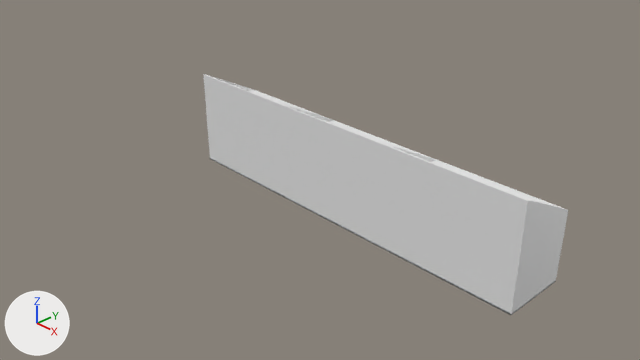
The Blender file islandShelfHalf new/capstoneProject_islandShelfHalf_Final.blend, before and after one commit.
Before and after are seen from the file's camera 'Camera'. Arrows for +X, +Y and +Z are at lower left; the lights stay in place.
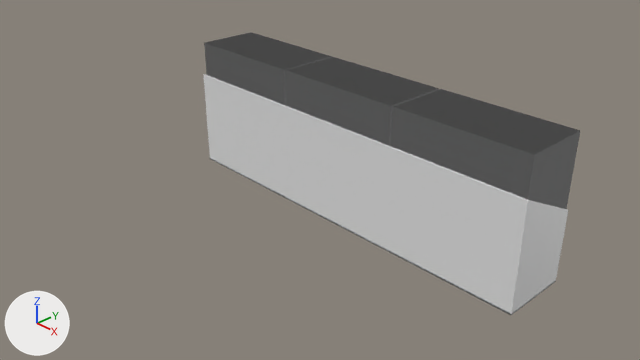
Commit message: Add the glass locker mesh for island half shelf

What the commit changed:
Material 'glass' (mat_glass) is new.
Its base color is (0.8, 0.8, 0.8) (white #e7e7e7).
Material 'metal.001' (mat_metal_001) is new.
Its base color is (0.8, 0.8, 0.8) (white #e7e7e7).
Mesh me_cube_002 is new.
It has 104 vertices, 90 faces and spans x -1.01..1.0, y -1.0..1.0, z -1.0..1.0.
Faces by material slot: [10, 80].
It uses material mat_glass (white #e7e7e7).
It uses material mat_metal_001 (white #e7e7e7).
Object 'Cube.002' (ob_cube_002) is new; it shows me_cube_002.
Its location is (2.0, 0.02, 1.52).
Its scale is (0.975, 0.48, 0.505).
Object 'Cube.003' (ob_cube_003) is new; it shows a copy of me_cube_002.
Its location is (0.0, 0.02, 1.51).
Its scale is (0.985, 0.475, 0.505).
Object 'Cube.001' (ob_cube_001) is new; it shows a copy of me_cube_002.
Its location is (0.0, 0.02, 1.52).
Its scale is (0.985, 0.475, 0.505).
Object 'Cube.004' (ob_cube_004) is new; it shows a copy of me_cube_002.
Its location is (-2.0, 0.02, 1.52).
Its scale is (0.97, 0.475, 0.505).

Changed parts and their boxes [x1, y1, x2, y2] in the pictures (640 x 360 px):
'Cube.002', added
    after: [391, 89, 580, 209]
    faces in mat_glass (white #e7e7e7): [392, 90, 579, 209]
    faces in mat_metal_001 (white #e7e7e7): [391, 89, 580, 209]
'Cube.004', added
    after: [204, 32, 332, 105]
    faces in mat_glass (white #e7e7e7): [205, 33, 330, 105]
    faces in mat_metal_001 (white #e7e7e7): [204, 32, 332, 105]
'Cube.003', added
    after: [286, 71, 438, 146]
    faces in mat_glass (white #e7e7e7): [287, 73, 393, 146]
    faces in mat_metal_001 (white #e7e7e7): [286, 71, 438, 146]
'Cube.001', added
    after: [286, 57, 439, 108]
    faces in mat_glass (white #e7e7e7): [288, 58, 436, 108]
    faces in mat_metal_001 (white #e7e7e7): [286, 57, 439, 108]
